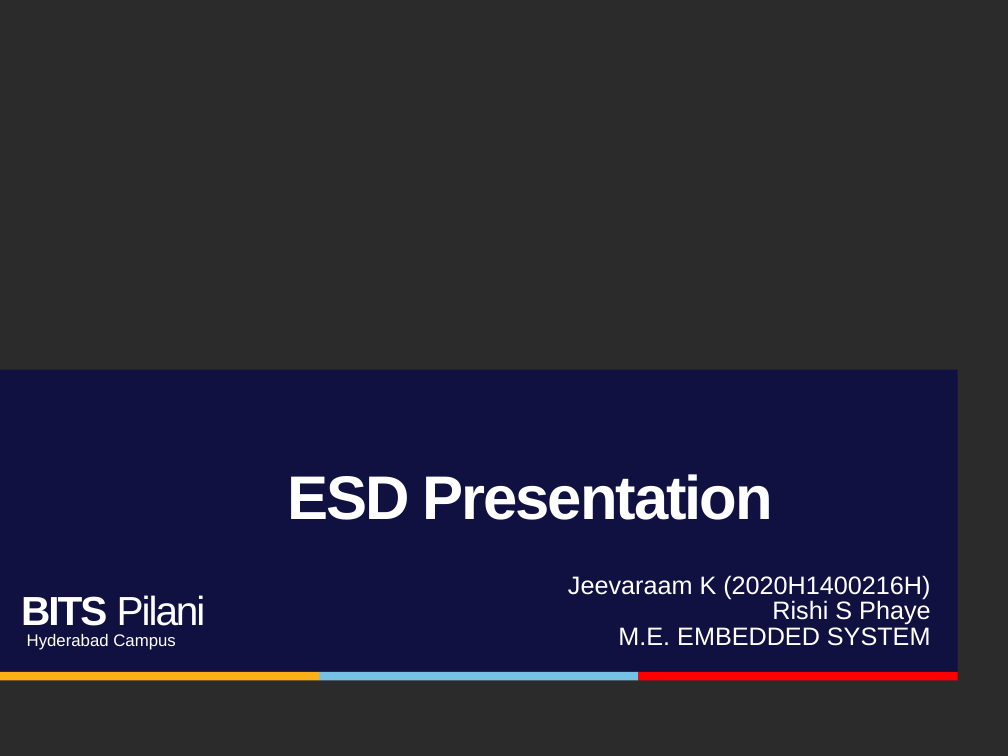
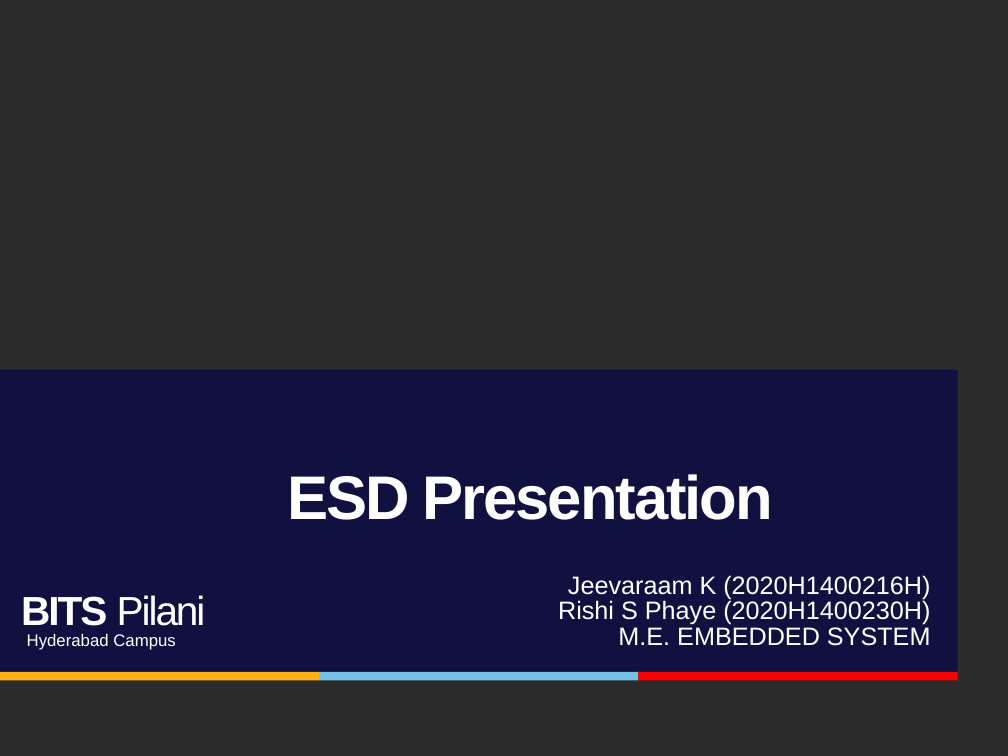
Before and after one commit to jeevaraam/AutoDrone, a slide deck: slide 1 of esd final.pptx. Drawn at 1008x756 pixels with LibreOffice and Linux fonts; fonts in the diff are those of the drawing; background and template pictures are left out; a plain dark background stands for a picture behind light text. Boxes give left, top, right and bottom in pixels: in the first picture for what was removed or moved away, otherwise in the second. Text is boxed around its words. In the diff, an @@ line names an element or a change of style, - is before the commit and + after.

```diff
--- a/esd final.pptx
+++ b/esd final.pptx
@@ text at bbox=[558, 599, 930, 625]: text changed @@
-Rishi S Phaye
+Rishi S Phaye (2020H1400230H)
```
Also in this commit, not shown: 4 other slides changed, 7 slides added, 1 other file.
